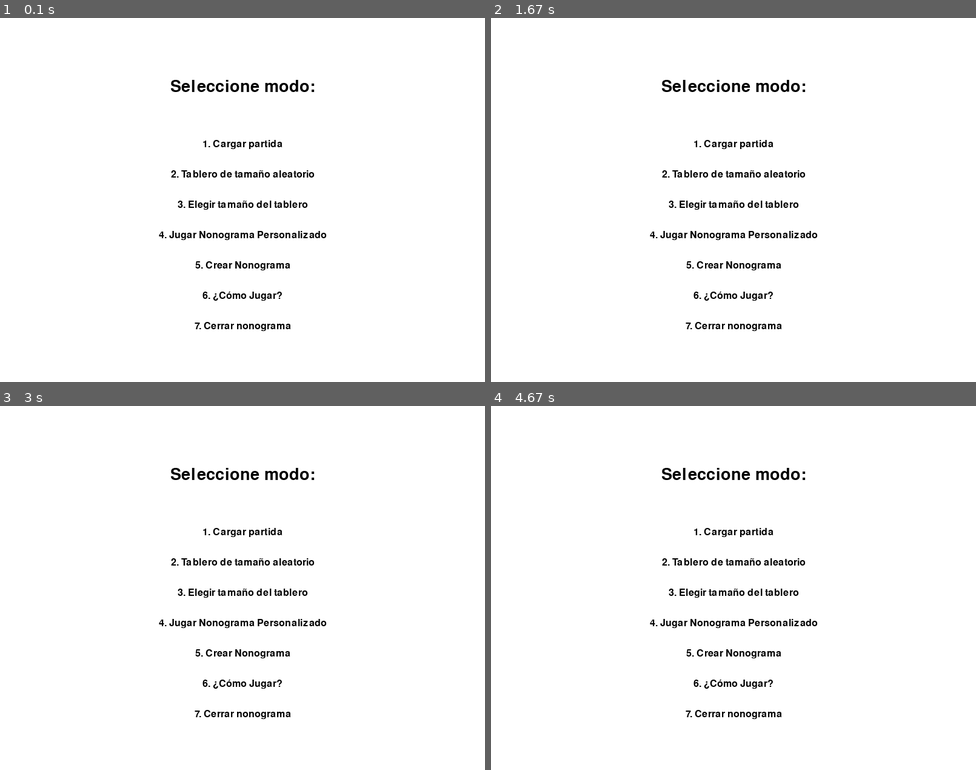
Above: before the commit, frames 1-4 (two rows, left to right).
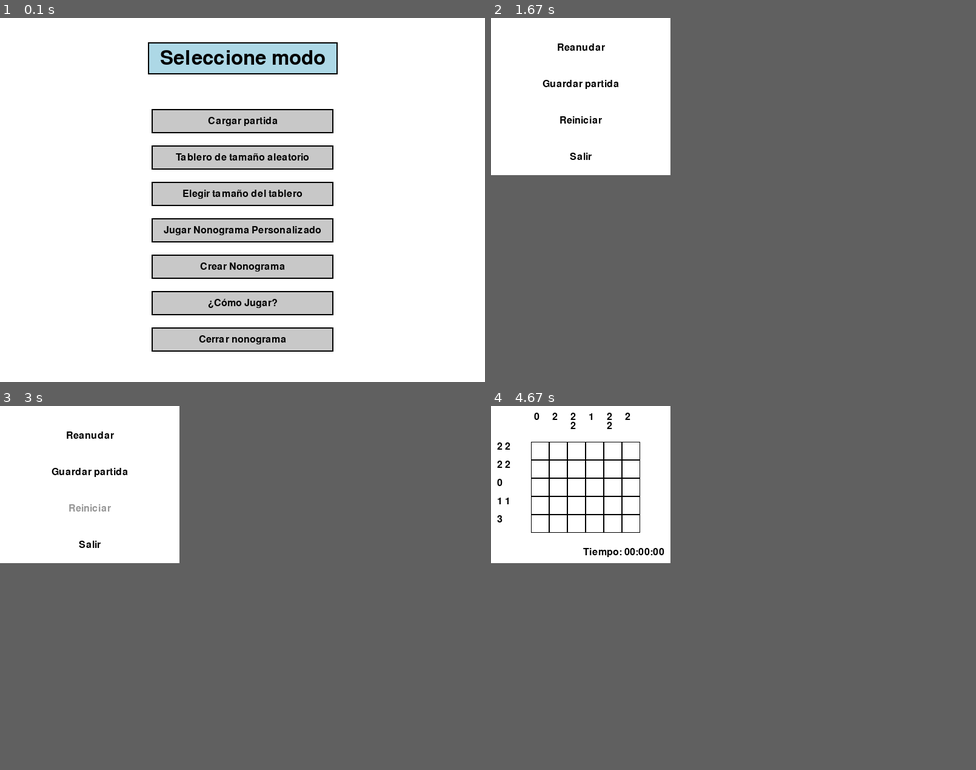
Above: after the commit, the same moments.

Repository: Rodri0819/Proyecto-Nonograma-Pygame
Game: pygame game, started from proyecto/main.py
Two runs of this game, one before a commit and one after it. Both use one fixed random seed, a clock stepped at 60 frames per second and the inputs below.
Inputs (mouse positions are in pixels of both pictures, inside the frame that each line leads up to):
- Up to frame 1 (0.1 s): no input
- Up to frame 2 (1.67 s): click (733, 229) at 0.38 s, where only the run after the commit has a clickable "Jugar Nonograma Personalizado"; click (733, 94) at 1.27 s, where only the run after the commit has a clickable "1. 20241122_000737.pkl"; tap Enter at 1.55 s
- Up to frame 3 (3 s): click (87, 507) at 1.93 s, where only the run after the commit has a clickable "Reiniciar"; tap Enter at 2.22, 2.95 s; click (87, 507) at 2.6 s, where only the run after the commit has a clickable "Reiniciar"
- Up to frame 4 (4.67 s): tap Enter at 3.25, 4.27 s; click (578, 507) at 3.92 s, where only the run after the commit has a clickable "Reiniciar"; click (578, 435) at 4.65 s, where only the run after the commit has a clickable "Reanudar"
In our replay, in frame 2 the window is 800x600 before the commit and 296x259 after it. These sizes can differ from the game's own. Grey fills any space a smaller window leaves; there, only what the larger window draws over its background counts as a difference.

The runs differ from the first frame. In frame 1, 22% of the frame differs, in the area x 30-70%, y 6-92%; in frame 2, 2.5%; in frame 3, 2.5%; in frame 4, 3.2%.

Commit message:
Ahora los menús se controlan mediante clicks y ya no con el teclado, tambien se agregaron mejoras visuales

Diff:
--- a/proyecto/constants.py
+++ b/proyecto/constants.py
@@ -21,4 +21,4 @@
 pygame.font.init()
 FONT = pygame.font.SysFont(None, 24)
 WIN_FONT = pygame.font.SysFont(None, 48)
-MENU_FONT = pygame.font.SysFont(None, 40)
+MENU_FONT = pygame.font.SysFont(None, 48)
--- a/proyecto/menu.py
+++ b/proyecto/menu.py
@@ -6,54 +6,83 @@
 
 # Función que muestra el menú principal
 def show_menu(screen, width, height):
+    options = [
+        ("Cargar partida", "cargar_partida"),
+        ("Tablero de tamaño aleatorio", "random"),
+        ("Elegir tamaño del tablero", "choose_size"),
+        ("Jugar Nonograma Personalizado", "play_custom"),
+        ("Crear Nonograma", "create_nonogram"),
+        ("¿Cómo Jugar?", "tutorial"),
+        ("Cerrar nonograma", "exit")
+    ]
+
+    # Colores
+    BUTTON_COLOR = (200, 200, 200)  # Color de fondo del botón
+    HOVER_COLOR = (150, 150, 150)  # Color al pasar el mouse por encima
+    TEXT_COLOR = BLACK
+    BORDER_COLOR = BLACK
+    TITLE_BG_COLOR = (173, 216, 230)  # Fondo del título
+
+    # Posiciones y rectángulos para cada opción
+    option_rects = []
+
     while True:
-        # Rellena la pantalla con el color blanco
-        screen.fill(WHITE)
-
-        # Renderizado de textos del título y las opciones del menú
-        title_surface = MENU_FONT.render("Seleccione modo:", True, BLACK)
-        option1_surface = FONT.render("1. Cargar partida", True, BLACK)
-        option2_surface = FONT.render("2. Tablero de tamaño aleatorio", True, BLACK)
-        option3_surface = FONT.render("3. Elegir tamaño del tablero", True, BLACK)
-        option4_surface = FONT.render("4. Jugar Nonograma Personalizado", True, BLACK)
-        option5_surface = FONT.render("5. Crear Nonograma", True, BLACK)
-        option6_surface = FONT.render("6. ¿Cómo Jugar?", True, BLACK)
-        option7_surface = FONT.render("7. Cerrar nonograma", True, BLACK)
-
-        # Ajusta las posiciones con más espacio entre las líneas
-        screen.blit(title_surface, (width - title_surface.get_width() // 2, height - 200))
-        screen.blit(option1_surface, (width - option1_surface.get_width() // 2, height - 100))
-        screen.blit(option2_surface, (width - option2_surface.get_width() // 2, height - 50))
-        screen.blit(option3_surface, (width - option3_surface.get_width() // 2, height))
-        screen.blit(option4_surface, (width - option4_surface.get_width() // 2, height + 50))
-        screen.blit(option5_surface, (width - option5_surface.get_width() // 2, height + 100))
-        screen.blit(option6_surface, (width - option6_surface.get_width() // 2, height + 150))
-        screen.blit(option7_surface, (width - option7_surface.get_width() // 2, height + 200))
-
-        # Actualiza la pantalla
-        pygame.display.flip()
-
-        # Captura los eventos
-        for event in pygame.event.get():
-            if event.type == pygame.QUIT:
+        screen.fill(WHITE)  # Rellena la pantalla con blanco
+
+        # Dibujar título con fondo
+        title_surface = MENU_FONT.render("Seleccione modo", True, BLACK)
+        title_width, title_height = title_surface.get_width(), title_surface.get_height()
+        title_x = width - title_width // 2
+        title_y = height - 250
+
+        # Dibujar fondo para el título
+        title_bg_rect = pygame.Rect(title_x - 20, title_y - 10, title_width + 40, title_height + 20)
+        pygame.draw.rect(screen, TITLE_BG_COLOR, title_bg_rect)
+        pygame.draw.rect(screen, BORDER_COLOR, title_bg_rect, 2)  # Borde para el fondo del título
+        screen.blit(title_surface, (title_x, title_y))  # Dibujar texto del título
+
+        option_rects = []
+        mouse_pos = pygame.mouse.get_pos()  # Obtener la posición actual del mouse
+
+        for i, (text, action) in enumerate(options):
+            option_surface = FONT.render(text, True, TEXT_COLOR)
+            option_x = width  # Centrar botones horizontalmente
+            option_y = height - 150 + i * 60  # Separación vertical entre botones
+            button_width = 300
+            button_height = 40
+
+            # Crear un rectángulo para el botón
+            button_rect = pygame.Rect(option_x - button_width // 2, option_y, button_width, button_height)
+
+            # Cambiar color de fondo si el mouse está sobre el botón
+            if button_rect.collidepoint(mouse_pos):
+                pygame.draw.rect(screen, HOVER_COLOR, button_rect)  # Color hover
+            else:
+                pygame.draw.rect(screen, BUTTON_COLOR, button_rect)  # Color normal
+
+            # Dibujar borde del botón
+            pygame.draw.rect(screen, BORDER_COLOR, button_rect, 2)
+
+            # Dibujar el texto de la opción centrado en el botón
+            text_x = button_rect.centerx - option_surface.get_width() // 2
+            text_y = button_rect.centery - option_surface.get_height() // 2
+            screen.blit(option_surface, (text_x, text_y))
+
+            # Guardar el rectángulo y la acción para manejar clics
+            option_rects.append((button_rect, action))
+
+        pygame.display.flip()  # Actualizar pantalla
+
+        # Manejar eventos
+        for event in pygame.event.get():
+            if event.type == pygame.QUIT:  # Cerrar juego
                 pygame.quit()
                 sys.exit()
-            if event.type == pygame.KEYDOWN:
-                if event.key == pygame.K_1:
-                    return "cargar_partida"
-                elif event.key == pygame.K_2:
-                    return "random"
-                elif event.key == pygame.K_3:
-                    return "choose_size"
-                elif event.key == pygame.K_4:
-                    return "play_custom"
-                elif event.key == pygame.K_5:
-                    return "create_nonogram"
-                elif event.key == pygame.K_6:
-                    return "tutorial"
-                elif event.key == pygame.K_7:
-                    pygame.quit()
-                    sys.exit()
+            if event.type == pygame.MOUSEBUTTONDOWN:  # Detectar clic
+                if event.button == 1:  # Solo manejar clic izquierdo
+                    for button_rect, action in option_rects:
+                        if button_rect.collidepoint(event.pos):  # Verificar clic en un botón
+                            return action  # Retornar la acción correspondiente
 
 
 # Función que permite al jugador ingresar el tamaño del tablero
@@ -111,41 +140,68 @@
     # Ordenar las partidas guardadas del más reciente al más antiguo
     saved_games.sort(key=lambda x: datetime.datetime.strptime(x, "%Y%m%d_%H%M%S.pkl"), reverse=True)
 
+    TEXT_COLOR = BLACK
+    HOVER_TEXT_COLOR = (150, 150, 150)  # Color al pasar el mouse por encima
+    TITLE_FONT = MENU_FONT
+    OPTION_FONT = FONT
+
     while True:
         screen.fill(WHITE)  # Rellena la pantalla con blanco
 
         # Renderiza el título
-        title_surface = FONT.render("Partidas Guardadas:", True, BLACK)
+        title_surface = TITLE_FONT.render("Partidas Guardadas", True, TEXT_COLOR)
         screen.blit(title_surface, (screen.get_width() // 2 - title_surface.get_width() // 2, 20))
 
         # Mensaje instruccional
-        instruction_surface = FONT.render("Presiona un número (1-5) para cargar una partida", True, BLACK)
-        screen.blit(instruction_surface, (screen.get_width() // 2 - instruction_surface.get_width() // 2, 50))
-
-        # Renderiza la lista de partidas guardadas, limitando a 5
+        instruction_surface = OPTION_FONT.render("Haz clic en una partida para cargarla", True, TEXT_COLOR)
+        screen.blit(instruction_surface, (screen.get_width() // 2 - instruction_surface.get_width() // 2, 70))
+
+        # Dibujar las opciones de partidas guardadas
+        mouse_pos = pygame.mouse.get_pos()  # Obtener la posición del mouse
+        option_rects = []  # Lista para guardar los rectángulos de cada opción
+
         if saved_games:
             for i, game in enumerate(saved_games[:5]):  # Limitar a las primeras 5 partidas
-                game_surface = FONT.render(f"{i + 1}. {game}", True, BLACK)  # Mostrar el índice (1, 2, 3...)
-                screen.blit(game_surface, (screen.get_width() // 2 - game_surface.get_width() // 2, 100 + i * 30))
+                option_surface = OPTION_FONT.render(f"{i + 1}. {game}", True, TEXT_COLOR)
+
+                # Determinar posición del texto
+                text_x = screen.get_width() // 2 - option_surface.get_width() // 2
+                text_y = 120 + i * 50  # Espaciado entre opciones
+
+                # Crear un rectángulo para la opción
+                option_rect = pygame.Rect(text_x, text_y, option_surface.get_width(), option_surface.get_height())
+
+                # Cambiar color al pasar el mouse por encima
+                if option_rect.collidepoint(mouse_pos):
+                    option_surface = OPTION_FONT.render(f"{i + 1}. {game}", True, HOVER_TEXT_COLOR)
+
+                # Dibujar el texto
+                screen.blit(option_surface, (text_x, text_y))
+
+                # Guardar el rectángulo de la opción
+                option_rects.append((option_rect, game))
         else:
-            empty_surface = FONT.render("No hay partidas guardadas", True, BLACK)
-            screen.blit(empty_surface, (screen.get_width() // 2 - empty_surface.get_width() // 2, 100))
-
-        pygame.display.flip()  # Actualiza la pantalla
-
-        for event in pygame.event.get():
-            if event.type == pygame.QUIT:
+            empty_surface = OPTION_FONT.render("No hay partidas guardadas", True, TEXT_COLOR)
+            screen.blit(empty_surface, (screen.get_width() // 2 - empty_surface.get_width() // 2, 120))
+
+        pygame.display.flip()  # Actualizar la pantalla
+
+        # Manejar eventos
+        for event in pygame.event.get():
+            if event.type == pygame.QUIT:  # Salir del juego
                 pygame.quit()
                 sys.exit()
-            if event.type == pygame.KEYDOWN:
-                if event.key == pygame.K_ESCAPE:  # Regresar con Escape
-                    return "menu_principal"  # Indica que debe regresar al menú principal
-
-                # Verificar si se presionó un número del 1 al 5
-                if pygame.K_1 <= event.key <= pygame.K_5:
-                    index = event.key - pygame.K_1  # Obtener el índice basado en la tecla presionada
-                    if 0 <= index < len(saved_games[:5]):
-                        return saved_games[index]  # Devuelve el nombre del archivo seleccionado
+            if event.type == pygame.MOUSEBUTTONDOWN:  # Detectar clic
+                if event.button == 1:  # Solo clic izquierdo
+                    for rect, game in option_rects:
+                        if rect.collidepoint(event.pos):  # Verificar si el clic fue en una opción
+                            if os.path.exists(os.path.join("partidas_guardadas", game)):
+                                return game  # Retorna el nombre del archivo seleccionado
+                            else:
+                                print(f"El archivo {game} no existe.")
+                                break  # Salir del bucle si el archivo no existe
+            if event.type == pygame.KEYDOWN and event.key == pygame.K_ESCAPE:  # Salir al menú principal
+                return "menu_principal"
 
 def get_created_games():
     # Devuelve una lista de los archivos de partidas guardadas.
@@ -158,41 +214,68 @@
 def show_created_games(screen):
     created_games = get_created_games()
 
-    # Ordenar las partidas creadas del más reciente al más antiguo
+    # Ordenar los nonogramas creados del más reciente al más antiguo
     created_games.sort(key=lambda x: datetime.datetime.strptime(x, "%Y%m%d_%H%M%S.pkl"), reverse=True)
+
+    TEXT_COLOR = BLACK
+    HOVER_TEXT_COLOR = (150, 150, 150)  # Color al pasar el mouse por encima
+    TITLE_FONT = MENU_FONT
+    OPTION_FONT = FONT
 
     while True:
         screen.fill(WHITE)  # Rellena la pantalla con blanco
 
         # Renderiza el título
-        title_surface = FONT.render("Nonogramas Creados:", True, BLACK)
+        title_surface = TITLE_FONT.render("Nonogramas Creados:", True, TEXT_COLOR)
         screen.blit(title_surface, (screen.get_width() // 2 - title_surface.get_width() // 2, 20))
 
         # Mensaje instruccional
-        instruction_surface = FONT.render("Presiona un número (1-5) para cargar una partida", True, BLACK)
-        screen.blit(instruction_surface, (screen.get_width() // 2 - instruction_surface.get_width() // 2, 50))
-
-        # Renderiza la lista de partidas guardadas, limitando a 5
+        instruction_surface = OPTION_FONT.render("Haz clic en un nonograma para cargarlo", True, TEXT_COLOR)
+        screen.blit(instruction_surface, (screen.get_width() // 2 - instruction_surface.get_width() // 2, 70))
+
+        # Dibujar las opciones de nonogramas creados
+        mouse_pos = pygame.mouse.get_pos()  # Obtener la posición del mouse
+        option_rects = []  # Lista para guardar los rectángulos de cada opción
+
         if created_games:
-            for i, game in enumerate(created_games[:5]):  # Limitar a las primeras 5 partidas
-                game_surface = FONT.render(f"{i + 1}. {game}", True, BLACK)  # Mostrar el índice (1, 2, 3...)
-                screen.blit(game_surface, (screen.get_width() // 2 - game_surface.get_width() // 2, 100 + i * 30))
+            for i, game in enumerate(created_games[:5]):  # Limitar a los primeros 5 nonogramas
+                option_surface = OPTION_FONT.render(f"{i + 1}. {game}", True, TEXT_COLOR)
+
+                # Determinar posición del texto
+                text_x = screen.get_width() // 2 - option_surface.get_width() // 2
+                text_y = 120 + i * 50  # Espaciado entre opciones
+
+                # Crear un rectángulo para la opción
+                option_rect = pygame.Rect(text_x, text_y, option_surface.get_width(), option_surface.get_height())
+
+                # Cambiar color al pasar el mouse por encima
+                if option_rect.collidepoint(mouse_pos):
+                    option_surface = OPTION_FONT.render(f"{i + 1}. {game}", True, HOVER_TEXT_COLOR)
+
+                # Dibujar el texto
+                screen.blit(option_surface, (text_x, text_y))
+
+                # Guardar el rectángulo de la opción
+                option_rects.append((option_rect, game))
         else:
-            empty_surface = FONT.render("No hay nonogramas creados", True, BLACK)
-            screen.blit(empty_surface, (screen.get_width() // 2 - empty_surface.get_width() // 2, 100))
-
-        pygame.display.flip()  # Actualiza la pantalla
-
-        for event in pygame.event.get():
-            if event.type == pygame.QUIT:
+            empty_surface = OPTION_FONT.render("No hay nonogramas creados", True, TEXT_COLOR)
+            screen.blit(empty_surface, (screen.get_width() // 2 - empty_surface.get_width() // 2, 120))
+
+        pygame.display.flip()  # Actualizar la pantalla
+
+        # Manejar eventos
+        for event in pygame.event.get():
+            if event.type == pygame.QUIT:  # Salir del juego
                 pygame.quit()
                 sys.exit()
-            if event.type == pygame.KEYDOWN:
-                if event.key == pygame.K_ESCAPE:  # Regresar con Escape
-                    return "menu_principal"  # Indica que debe regresar al menú principal
-
-                # Verificar si se presionó un número del 1 al 5
-                if pygame.K_1 <= event.key <= pygame.K_5:
-                    index = event.key - pygame.K_1  # Obtener el índice basado en la tecla presionada
-                    if 0 <= index < len(created_games[:5]):
-                        return created_games[index]  # Devuelve el nombre del archivo seleccionado
+            if event.type == pygame.MOUSEBUTTONDOWN:  # Detectar clic
+                if event.button == 1:  # Solo clic izquierdo
+                    for rect, game in option_rects:
+                        if rect.collidepoint(event.pos):  # Verificar si el clic fue en una opción
+                            if os.path.exists(os.path.join("nonogramas_creados", game)):
+                                return game  # Retorna el nombre del archivo seleccionado
+                            else:
+                                print(f"El archivo {game} no existe.")
+                                break  # Salir del bucle si el archivo no existe
+            if event.type == pygame.KEYDOWN and event.key == pygame.K_ESCAPE:  # Salir al menú principal
+                return "menu_principal"
--- a/proyecto/nonogram_game.py
+++ b/proyecto/nonogram_game.py
@@ -82,36 +82,56 @@
             for event in pygame.event.get():
                 if event.type == pygame.QUIT:
                     pygame.quit()
-                    sys.exit()
+                    sys.Salir()
                 elif event.type == pygame.KEYDOWN:
                     waiting = False  # Salir de las instrucciones al presionar cualquier tecla
 
-    def show_pause_menu(self,screen, width, height):
-        options = ["Resume", "Guardar partida", "Restart", "Exit"]
-        selected_option = 0  # Opción inicialmente seleccionada
+    def show_pause_menu(self, screen, width, height):
+        options = ["Reanudar", "Guardar partida", "Reiniciar", "Salir"]
+        TEXT_COLOR = BLACK
+        HOVER_TEXT_COLOR = (150, 150, 150)  # Color de las letras al pasar el mouse por encima
 
         while True:
             screen.fill(WHITE)  # Rellena la pantalla con blanco
 
-            # Renderiza las opciones
+            # Obtener la posición actual del mouse
+            mouse_pos = pygame.mouse.get_pos()
+
+            # Lista para guardar los rectángulos de las opciones
+            option_rects = []
+
+            # Dibujar opciones
             for i, option in enumerate(options):
-                color = BLACK if i == selected_option else GRAY
-                option_surface = FONT.render(option, True, color)
-                screen.blit(option_surface, (width // 2 - option_surface.get_width() // 2, height // 2 - 50 + i * 30))
-
-            pygame.display.flip()  # Actualiza la pantalla
-
+                # Definir posición del texto
+                text_x = width // 2
+                text_y = height // 2 - 80 + i * 60
+
+                # Renderizar texto
+                if pygame.Rect(text_x - 100, text_y - 20, 200, 40).collidepoint(mouse_pos):
+                    text_surface = FONT.render(option, True, HOVER_TEXT_COLOR)  # Color de hover
+                else:
+                    text_surface = FONT.render(option, True, TEXT_COLOR)  # Color normal
+
+                # Centrar texto
+                text_rect = text_surface.get_rect(center=(text_x, text_y))
+                screen.blit(text_surface, text_rect)
+
+                # Guardar el rectángulo del texto para manejar clics
+                option_rects.append(text_rect)
+
+            pygame.display.flip()  # Actualizar pantalla
+
+            # Manejar eventos
             for event in pygame.event.get():
-                if event.type == pygame.QUIT:
+                if event.type == pygame.QUIT:  # Cerrar juego
                     pygame.quit()
                     sys.exit()
-                if event.type == pygame.KEYDOWN:
-                    if event.key == pygame.K_UP:  # Mover hacia arriba
-                        selected_option = (selected_option - 1) % len(options)
-                    elif event.key == pygame.K_DOWN:  # Mover hacia abajo
-                        selected_option = (selected_option + 1) % len(options)
-                    elif event.key == pygame.K_RETURN:  # Seleccionar opción
-                        return selected_option
+                if event.type == pygame.MOUSEBUTTONDOWN:  # Detectar clic
+                    if event.button == 1:  # Solo manejar clic izquierdo
+                        for i, rect in enumerate(option_rects):
+                            if rect.collidepoint(event.pos):  # Verificar si el clic fue en el texto
+                                return i  # Retornar el índice de la opción seleccionada
+
 
     def save_custom_nonogram(self, grid, rows, cols):
         directory = "nonogramas_creados"
@@ -207,7 +227,7 @@
                     row_clues, col_clues = utils.generate_clues(solution, rows, cols)
             else:
                 pygame.quit()
-                sys.exit()
+                sys.Salir()
 
             # Ajustar tamaño de la pantalla según el tamaño del tablero
             self.adjust_screen_size(rows, cols)
@@ -227,18 +247,18 @@
                 for event in pygame.event.get():
                     if event.type == pygame.QUIT:
                         pygame.quit()
-                        sys.exit()
+                        sys.Salir()
                     if event.type == pygame.KEYDOWN:
                         if event.key == pygame.K_RETURN:  # Presiona Enter para pausar
                             selected_option = self.show_pause_menu(self.screen, self.WIDTH, self.HEIGHT)
-                            if selected_option == 0:  # Resume
+                            if selected_option == 0:  # Reanudar
                                 continue
                             elif selected_option == 1:  # Save game
                                 self.save_game(grid.get_grid(), rows, cols, elapsed_time)
-                            elif selected_option == 2:  # Restart
+                            elif selected_option == 2:  # Reiniciar
                                 start_time = pygame.time.get_ticks()
                                 grid.reset()
-                            elif selected_option == 3:  # Exit
+                            elif selected_option == 3:  # Salir
                                 running = False
                                 break
                         elif event.key == pygame.K_h:  # Presiona 'H' para ayuda
@@ -303,7 +323,7 @@
             for event in pygame.event.get():
                 if event.type == pygame.QUIT:
                     pygame.quit()
-                    sys.exit()
+                    sys.Salir()
                 elif event.type == pygame.KEYDOWN:
                     if event.key == pygame.K_RETURN:  # Confirmar entrada con Enter
                         if "x" in input_text and input_text.replace("x", "").isdigit():
@@ -339,7 +359,7 @@
             for event in pygame.event.get():
                 if event.type == pygame.QUIT:
                     pygame.quit()
-                    sys.exit()
+                    sys.Salir()
                 if event.type == pygame.MOUSEBUTTONDOWN:
                     grid.handle_click(pygame.mouse.get_pos(), event.button)  # Permitir dibujo
                 if event.type == pygame.KEYDOWN:
